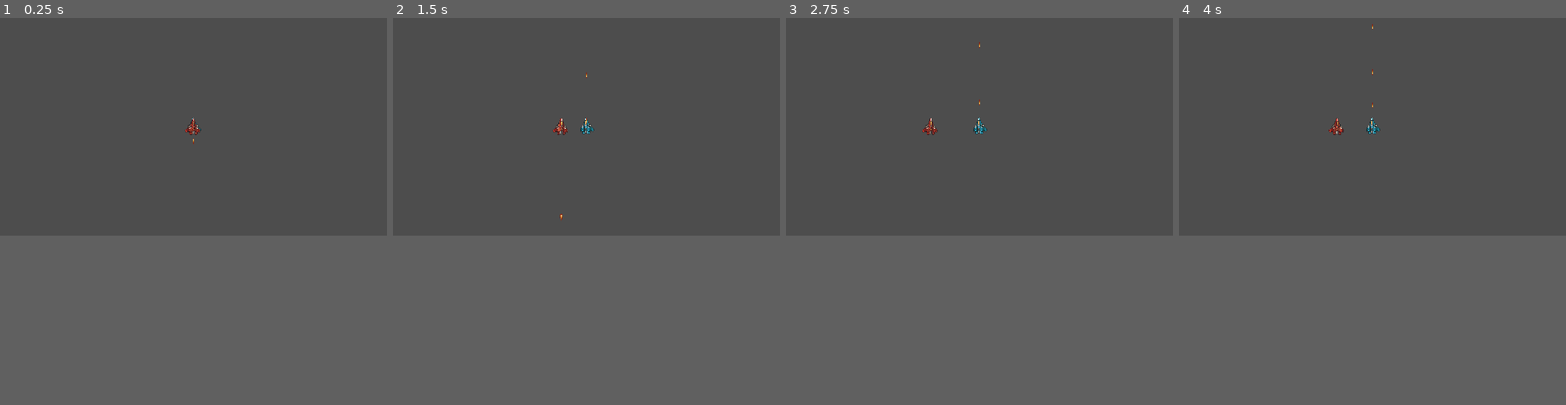
Above: before the commit, frames 1-4 (left to right).
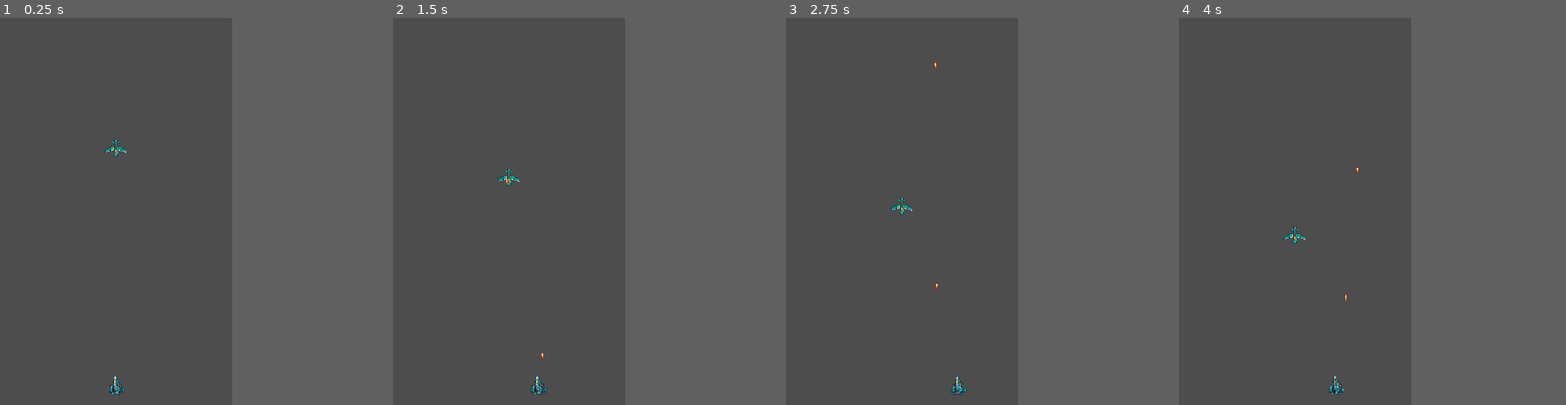
Above: after the commit, the same moments.

Repository: Fatsermint/Space
Game: Godot game, scene res://Scenes/main.tscn
The game is run twice, just before and just after one commit, with the same random seed, the same clock (stepped at 60 frames per second) and the same inputs.
Inputs (mouse positions are in pixels of both pictures, inside the frame that each line leads up to):
- Up to frame 1 (0.25 s): no input
- Up to frame 2 (1.5 s): tap Enter at 0.5 s; move the mouse to (671, 114) at 0.52 s; hold D (right) 0.53-1.28 s; tap F (fire) at 0.6, 1.35 s; click (671, 114) at 0.67 s; move the mouse to (509, 137) at 1.27 s; hold Down from 1.28 s (still down)
- Up to frame 3 (2.75 s): move the mouse to (1018, 79) at 2.02 s; release Down at 2.03 s; hold D (right) from 2.03 s (still down); tap Alt at 2.1 s; tap F (fire) at 2.3 s
- Up to frame 4 (4 s): move the mouse to (1353, 168) at 2.77 s; release D (right) at 2.78 s; hold Up 2.78-3.53 s; tap Shift at 2.85 s; click (1353, 168) at 2.92 s; tap F (fire) at 3.05, 3.6 s; move the mouse to (1488, 161) at 3.52 s; hold A (left) from 3.53 s (still down)
In our replay, the window is 800x450 before the commit and 480x800 after it. These sizes can differ from the game's own. Grey fills any space a smaller window leaves; there, only what the larger window draws over its background counts as a difference.

The runs differ from the first frame. In frame 1, 0.3% of the frame differs, in the area x 27-52%, y 25-98%; in frame 2, 0.4%; in frame 3, 0.4%, in the area x 27-52%, y 6-98%; in frame 4, 0.4%.
Error after the commit: Invalid access to property or key 'touched' on a base object of type 'CharacterBody2D (enemy.gd)'. (res://Scenes/enemy.gd:7)

Commit message:
Now player's gun works

Diff:
--- a/Scenes/bullet.gd
+++ b/Scenes/bullet.gd
@@ -2,4 +2,4 @@
 
 
 func _physics_process(delta: float) -> void:
-	self.position.y -= -3
+	self.position.y -= 10
--- a/Scenes/bullet.tscn
+++ b/Scenes/bullet.tscn
@@ -2,9 +2,17 @@
 
 [ext_resource type="Script" uid="uid://cq7klo7ivdlaa" path="res://Scenes/bullet.gd" id="1_oduel"]
 [ext_resource type="Texture2D" uid="uid://dma87tyjcp1we" path="res://Assets/SpaceRage/SpaceRage/FX/vulcan_1.png" id="1_xjght"]
+
+[sub_resource type="RectangleShape2D" id="RectangleShape2D_g1hc3"]
+size = Vector2(6, 20)
 
 [node name="bullet" type="Node2D" unique_id=1080463826]
 script = ExtResource("1_oduel")
 
 [node name="Sprite2D" type="Sprite2D" parent="." unique_id=556574365]
 texture = ExtResource("1_xjght")
+
+[node name="CollisionShape2D" type="CollisionShape2D" parent="Sprite2D" unique_id=199583082]
+shape = SubResource("RectangleShape2D_g1hc3")
+
+[connection signal="child_entered_tree" from="Sprite2D/CollisionShape2D" to="." method="_on_collision_shape_2d_child_entered_tree"]
--- /dev/null
+++ b/Scenes/enemy.gd
@@ -0,0 +1,8 @@
+extends CharacterBody2D
+
+
+
+func _process(delta: float) -> void:
+	self.position.y += 1
+	if self.touched==true:
+		print("a")
--- /dev/null
+++ b/Scenes/enemy.tscn
@@ -0,0 +1,20 @@
+[gd_scene format=3 uid="uid://busrbmd4dqrwr"]
+
+[ext_resource type="Texture2D" uid="uid://8bywvx1w6uw" path="res://Assets/SpaceRage/SpaceRage/Enemies/enemy_1_b_m.png" id="1_hghv2"]
+[ext_resource type="Script" uid="uid://c36lfc77xxfc3" path="res://Scenes/enemy.gd" id="2_1f0kj"]
+
+[sub_resource type="RectangleShape2D" id="RectangleShape2D_g1hc3"]
+size = Vector2(47, 9)
+
+[node name="enemy" type="CharacterBody2D" unique_id=603866624]
+script = ExtResource("2_1f0kj")
+
+[node name="CollisionShape2D" type="CollisionShape2D" parent="." unique_id=935375341]
+position = Vector2(0.5, 1.5)
+shape = SubResource("RectangleShape2D_g1hc3")
+
+[node name="Sprite2D" type="Sprite2D" parent="." unique_id=24243486]
+texture = ExtResource("1_hghv2")
+
+[connection signal="child_entered_tree" from="." to="." method="_on_child_entered_tree"]
+[connection signal="tree_entered" from="." to="." method="_on_tree_entered"]
--- a/Scenes/main.tscn
+++ b/Scenes/main.tscn
@@ -1,15 +1,17 @@
 [gd_scene format=3 uid="uid://bgb80gyhttkis"]
 
 [ext_resource type="PackedScene" uid="uid://d4mo8inrt3x10" path="res://Scenes/player.tscn" id="1_jjgbg"]
-[ext_resource type="Texture2D" uid="uid://dvga27q8jy15o" path="res://Assets/SpaceRage/SpaceRage/Player/player_r_r1.png" id="2_bo1nx"]
-[ext_resource type="PackedScene" uid="uid://c2q0yab5yi4ga" path="res://Scenes/bullet.tscn" id="3_8gbba"]
+[ext_resource type="PackedScene" uid="uid://busrbmd4dqrwr" path="res://Scenes/enemy.tscn" id="4_jjvhh"]
 
 [node name="Node2D" type="Node2D" unique_id=1427620502]
 
 [node name="CharacterBody2D" parent="." unique_id=822506584 instance=ExtResource("1_jjgbg")]
 rotation = -3.1415925
 
-[node name="Sprite2D" type="Sprite2D" parent="." unique_id=1480900810]
-texture = ExtResource("2_bo1nx")
+[node name="Camera2D" type="Camera2D" parent="." unique_id=1583426752]
+position = Vector2(0, -453)
 
-[node name="UI" parent="." unique_id=1979279968 instance=ExtResource("3_8gbba")]
+[node name="bullets" type="Node" parent="." unique_id=712410404]
+
+[node name="enemy" parent="." unique_id=2070858551 instance=ExtResource("4_jjvhh")]
+position = Vector2(0, -632)
--- a/Scenes/player.tscn
+++ b/Scenes/player.tscn
@@ -15,5 +15,3 @@
 [node name="Sprite2D" type="Sprite2D" parent="." unique_id=1549867640]
 rotation = 3.1415927
 texture = ExtResource("2_6t5aa")
-
-[node name="Camera2D" type="Camera2D" parent="." unique_id=767145094]
--- a/character_body_2d.gd
+++ b/character_body_2d.gd
@@ -1,7 +1,7 @@
 extends CharacterBody2D
 
 var speed: float = 100
-
+var timesFired = 2
 var bullet = preload("res://Scenes/bullet.tscn").instantiate()
 
 func _physics_process(delta: float) -> void:
@@ -10,9 +10,19 @@
 	velocity = input_direction* speed
 
 	if Input.is_action_just_pressed("fire"):
+		timesFired += 1
 		var bul = bullet.duplicate()
 		bul.name = "bullet"
-		self.add_child(bul)
+		self.get_parent().find_child("bullets").add_child(bul)
+
+		if timesFired % 2 !=0:
+			bul.position.x = self.position.x -12
+			bul.position.y = 0 -8
+		else:
+			bul.position.x = self.position.x + 12
+			bul.position.y = 0 -8
+
+
 		print(bul)
 
 	move_and_slide()
--- a/project.godot
+++ b/project.godot
@@ -16,6 +16,8 @@
 
 [display]
 
+window/size/viewport_width=600
+window/size/viewport_height=1000
 window/stretch/mode="canvas_items"
 window/stretch/aspect="expand"
 
Not shown, added: Scenes/enemy.gd.uid
